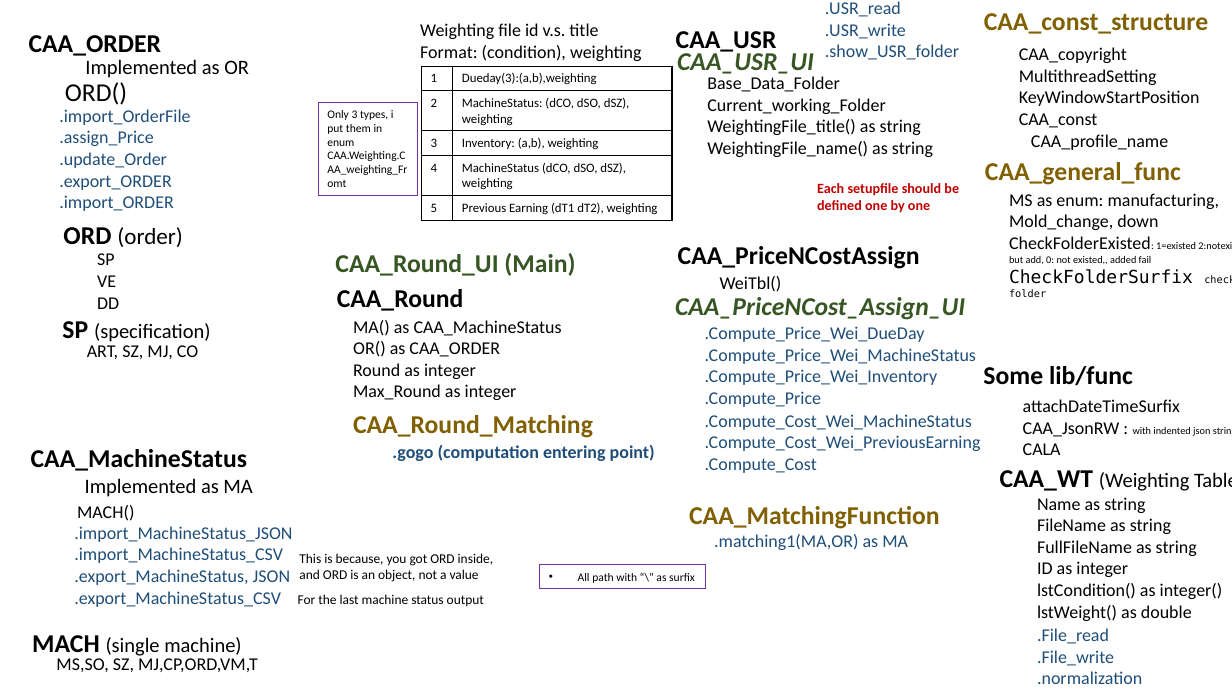
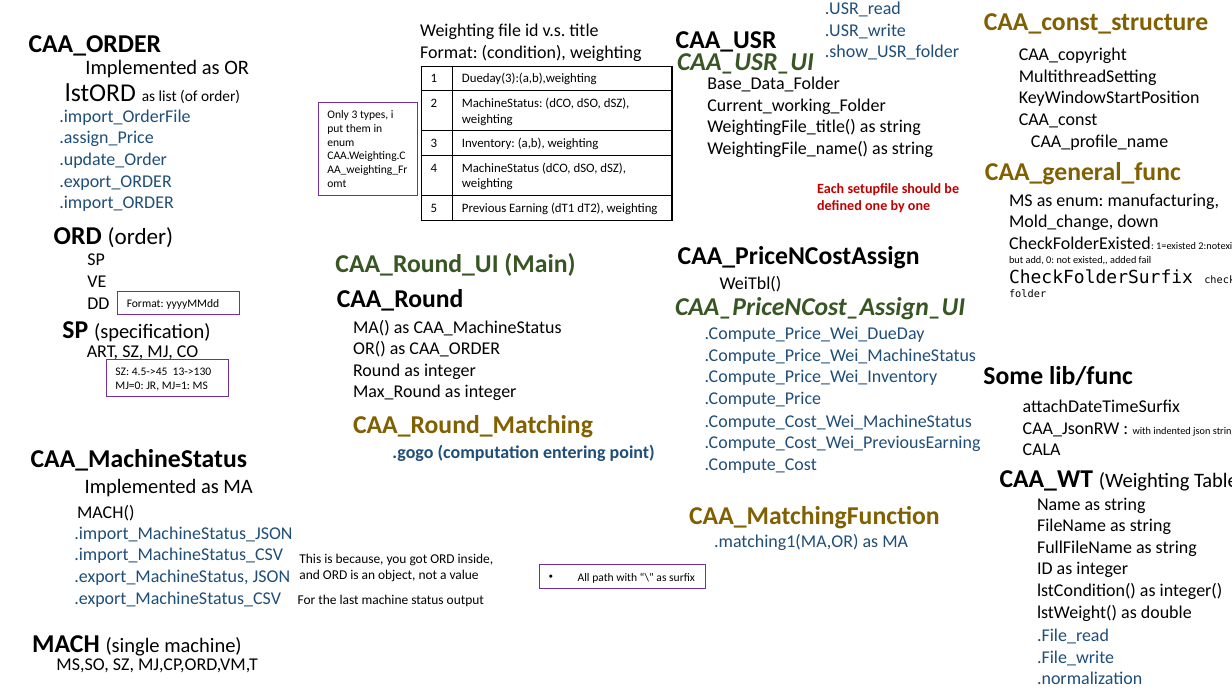
Before and after one commit to cayuan/CAA_pub, a slide deck: slide 5 of CAA/00_doc/Architecture_20220907.pptx. Drawn at 1232x693 pixels with LibreOffice and Linux fonts; fonts in the diff are those of the drawing. Boxes give left, top, right and bottom in pixels: in the first picture for what was removed or moved away, otherwise in the second. Text is boxed around its words. In the diff, an @@ line names an element or a change of style, - is before the commit and + after.

```diff
--- a/CAA/00_doc/Architecture_20220907.pptx
+++ b/CAA/00_doc/Architecture_20220907.pptx
@@ text at [65, 83, 240, 103]: text changed; size 20 to 12 pt @@
-ORD()
+lstORD as list (of order)
@@ text "ORD (order)": place and size @@
-text "ORD (order)" at [63, 227, 183, 247]
+text "ORD (order)" at [54, 227, 174, 247]
@@ text "SP": place and size @@
-text "SP" at [97, 253, 119, 309]
+text "SP" at [87, 253, 109, 309]
@@ rectangle added at [117, 292, 239, 315], outline #7030A0 0.75 pt, 9 pt, text #000000 @@
+Format: yyyyMMdd
@@ rectangle added at [106, 360, 228, 396], outline #7030A0 0.75 pt, 9 pt, text #000000 @@
+SZ: 4.5->45 13->130
+MJ=0: JR, MJ=1: MS
```
Also in this commit, not shown: 30 other files.
